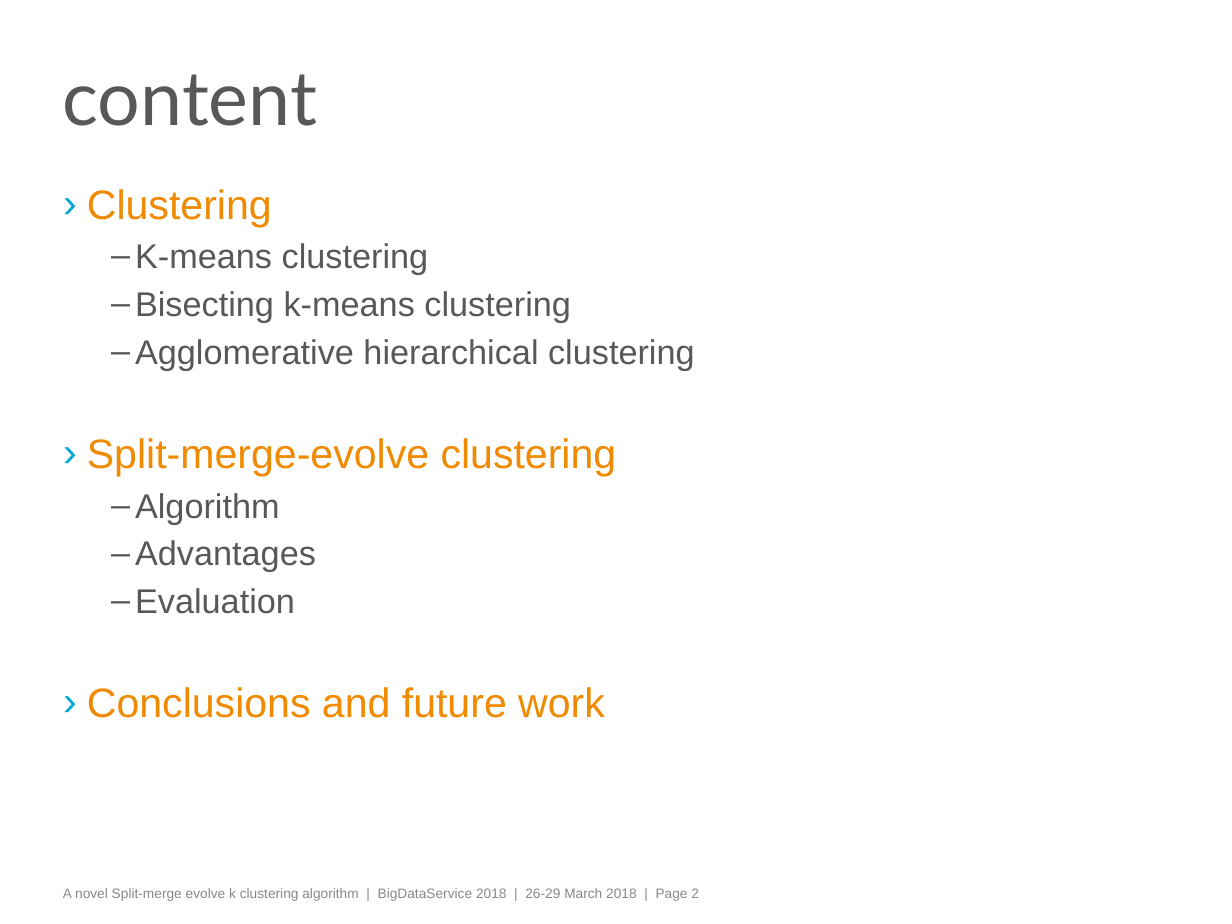
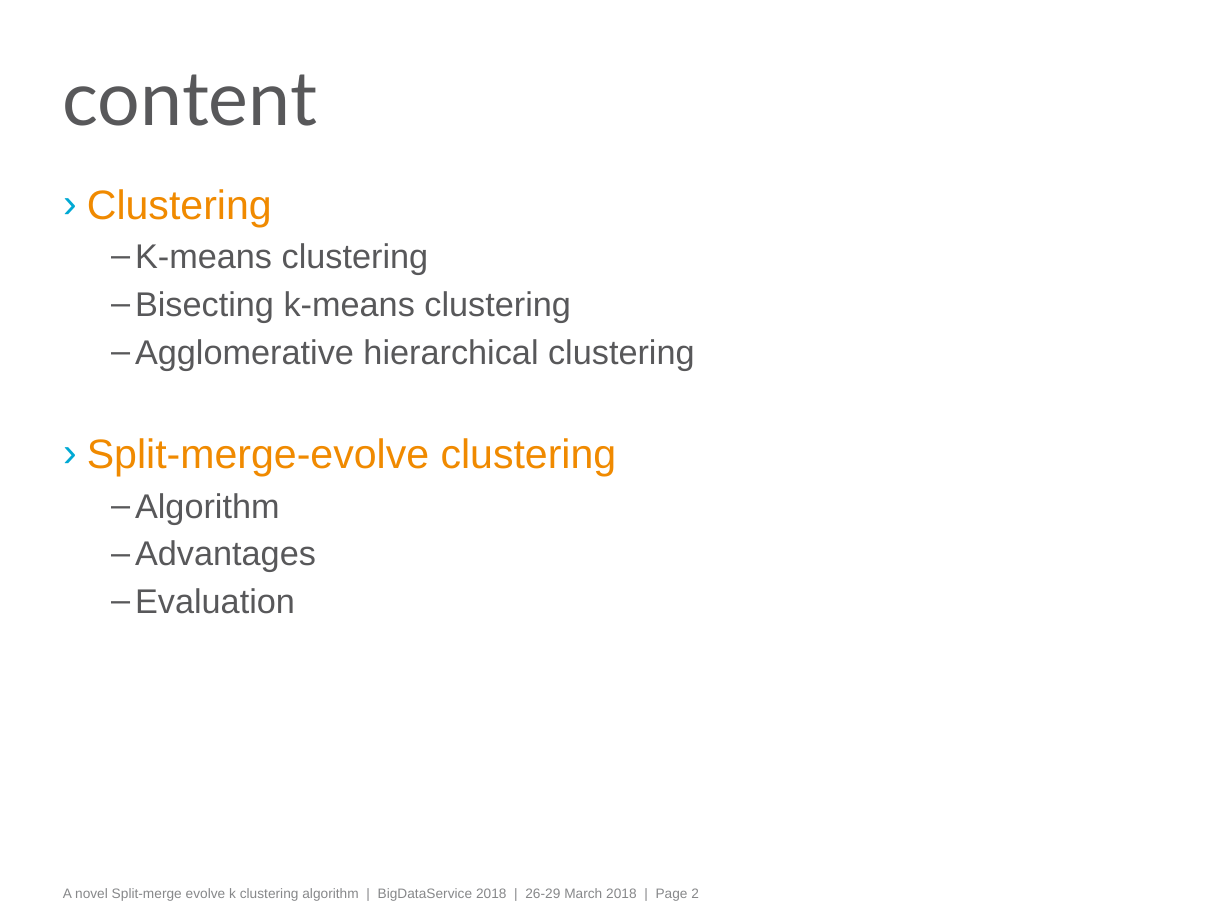
Before and after one commit to manmustbecool/Split-merge-evolve-k-clustering, a slide deck: slide 2 of SplitMergeEvolveClustering.pptx. Drawn at 1232x924 pixels with LibreOffice and Linux fonts; fonts in the diff are those of the drawing; background and template pictures are left out. Boxes give left, top, right and bottom in pixels: in the first picture for what was removed or moved away, otherwise in the second. Text is boxed around its words. In the diff, an @@ line names an element or a change of style, - is before the commit and + after.

Commit message:
updated slides

```diff
--- a/SplitMergeEvolveClustering.pptx
+++ b/SplitMergeEvolveClustering.pptx
@@ text at bbox=[87, 687, 605, 718]: paragraph removed @@
-› Conclusions and future work
```
Also in this commit, not shown: 1 other file.
